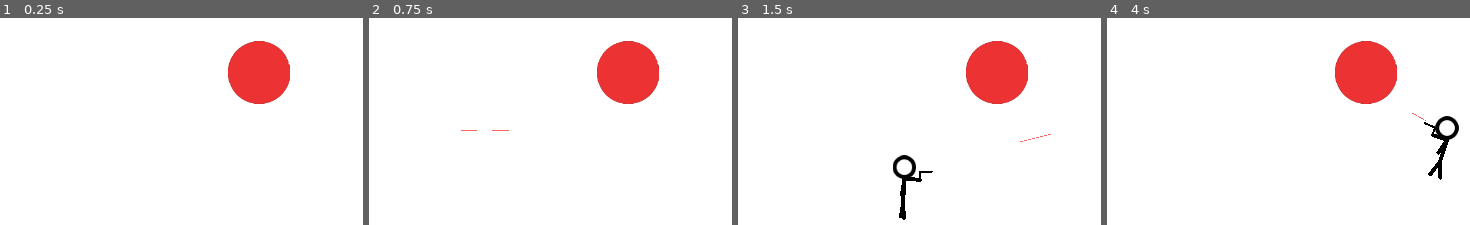
Above: before the commit, frames 1-4 (left to right).
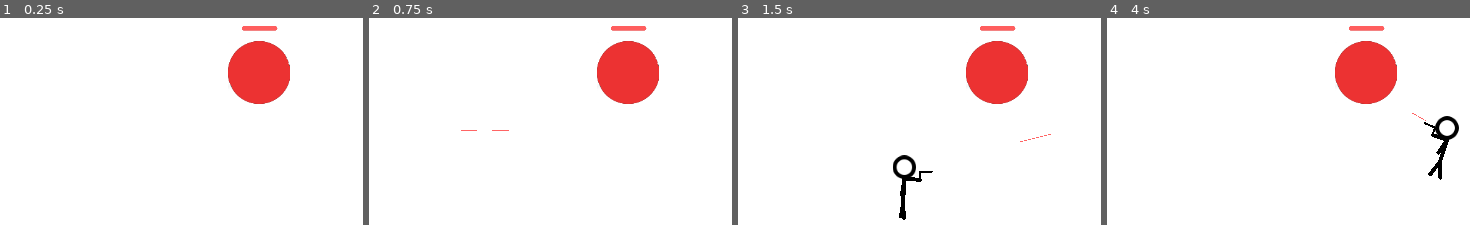
Above: after the commit, the same moments.

Repository: illogicalapple/stickmaniac
Game: Godot game, scene res://Root.tscn
Two runs of this game, one before a commit and one after it. Both use one fixed random seed, a clock stepped at 60 frames per second and the inputs below.
Inputs:
- Up to frame 1 (0.25 s): no input
- Up to frame 2 (0.75 s): tap Enter at 0.5 s; hold Right (ui_right) from 0.53 s (still down); hold Space (pew_pew) from 0.53 s (still down)
- Up to frame 3 (1.5 s): release Right (ui_right) at 1.28 s; release Space (pew_pew) at 1.28 s; hold Down (ui_down) from 1.28 s (still down); tap Space (pew_pew) at 1.35 s
- Up to frame 4 (4 s): release Down (ui_down) at 2.03 s; hold Right (ui_right) 2.03-2.78 s; hold Space (pew_pew) 2.03-2.78 s; hold Up (ui_up) 2.78-3.53 s; tap Space (pew_pew) at 2.85 s; tap Enter at 3.5 s; hold Left (ui_left) from 3.53 s (still down); hold Space (pew_pew) from 3.53 s (still down)
The pictures show only the part of the screen within x 43-93%, y 17-67%; the shares and areas given below are measured in that part.

The runs differ from the first frame. In frame 1, 0.2% of the frame differs, in the area x 66-77%, y 3-7%; in frame 2, 0.2%; in frame 3, 0.2%; in frame 4, 0.2%.

Commit message:
add collisions + enemy health
enemies have health bar and health system

enemy and player are KinematicBody2D, use area2d + physics layers

Diff:
--- /dev/null
+++ b/combat/Hitbox.gd
@@ -0,0 +1,3 @@
+extends Area2D
+
+var damage = 0
--- /dev/null
+++ b/enemy/Enemy.gd
@@ -0,0 +1,14 @@
+extends KinematicBody2D
+
+onready var health_bar = $HealthBar
+
+var health = 100
+
+func _ready():
+	health_bar.max_value = health
+
+func _on_Hurtbox_area_entered(area):
+	health -= area.damage
+	health_bar.value = health
+	if health <= 0:
+		queue_free()
--- a/enemy/Enemy.tscn
+++ b/enemy/Enemy.tscn
@@ -1,15 +1,64 @@
-[gd_scene load_steps=3 format=2]
+[gd_scene load_steps=8 format=2]
 
 [ext_resource path="res://enemy/enemy.png" type="Texture" id=1]
+[ext_resource path="res://enemy/Enemy.gd" type="Script" id=2]
+[ext_resource path="res://combat/Hitbox.gd" type="Script" id=3]
 
 [sub_resource type="CircleShape2D" id=1]
 radius = 39.5601
 
+[sub_resource type="CircleShape2D" id=2]
+radius = 40.3609
+
+[sub_resource type="StyleBoxFlat" id=3]
+bg_color = Color( 1, 0.372549, 0.372549, 1 )
+corner_radius_top_left = 5
+corner_radius_top_right = 5
+corner_radius_bottom_right = 5
+corner_radius_bottom_left = 5
+
+[sub_resource type="StyleBoxFlat" id=4]
+bg_color = Color( 0.784314, 0.784314, 0.784314, 1 )
+corner_radius_top_left = 5
+corner_radius_top_right = 5
+corner_radius_bottom_right = 5
+corner_radius_bottom_left = 5
+
 [node name="Enemy" type="KinematicBody2D"]
+script = ExtResource( 2 )
 
 [node name="Sprite" type="Sprite" parent="."]
 scale = Vector2( 0.8, 0.8 )
 texture = ExtResource( 1 )
 
-[node name="EnemyShape" type="CollisionShape2D" parent="."]
+[node name="Hitbox" type="Area2D" parent="."]
+visible = false
+collision_layer = 8
+script = ExtResource( 3 )
+
+[node name="HitboxShape" type="CollisionShape2D" parent="Hitbox"]
 shape = SubResource( 1 )
+
+[node name="Hurtbox" type="Area2D" parent="."]
+visible = false
+collision_layer = 4
+collision_mask = 32
+
+[node name="HurtboxShape" type="CollisionShape2D" parent="Hurtbox"]
+shape = SubResource( 2 )
+
+[node name="HealthBar" type="ProgressBar" parent="."]
+anchor_left = 1.0
+anchor_top = 1.0
+anchor_right = 1.0
+anchor_bottom = 1.0
+margin_left = -22.0
+margin_top = -59.0
+margin_right = 23.0
+margin_bottom = -54.0
+custom_styles/fg = SubResource( 3 )
+custom_styles/bg = SubResource( 4 )
+value = 100.0
+percent_visible = false
+
+[connection signal="area_entered" from="Hurtbox" to="." method="_on_Hurtbox_area_entered"]
--- a/project.godot
+++ b/project.godot
@@ -64,6 +64,13 @@
  ]
 }
 
+[layer_names]
+
+2d_physics/layer_1="PlayerHurtbox"
+2d_physics/layer_3="EnemyHurtbox"
+2d_physics/layer_4="EnemyHitbox"
+2d_physics/layer_6="BulletHitbox"
+
 [physics]
 
 common/enable_pause_aware_picking=true
--- a/stickmin/Gun.gd
+++ b/stickmin/Gun.gd
@@ -25,8 +25,8 @@
 	bullet.get_node("BulletLine").clear_points()
 	bullet.get_node("BulletLine").add_point(Vector2(0, 0))
 	bullet.get_node("BulletLine").add_point(bullet.linear_velocity / 60)
-	bullet.get_node("BulletCollisions").get_shape().set_a(Vector2(0, 0))
-	bullet.get_node("BulletCollisions").get_shape().set_b(bullet.linear_velocity / 60)
+	bullet.get_node("Hitbox/BulletCollisions").get_shape().set_a(Vector2(0, 0))
+	bullet.get_node("Hitbox/BulletCollisions").get_shape().set_b(bullet.linear_velocity / 60)
 	bullet.set_use_custom_integrator(true)
 	add_child(bullet)
 
--- a/stickmin/Stickmin.gd
+++ b/stickmin/Stickmin.gd
@@ -1,10 +1,10 @@
-extends Area2D
+extends KinematicBody2D
 
 signal damage(amount)
 
-func on_Stickmin_body_entered(body):
+func _process(_delta):
+	pass
+
+func _on_Hurtbox_area_entered(body):
 	emit_signal("damage", 10) # change damage amount later
 	print("ping")
-
-func _process(_delta):
-	pass
--- a/stickmin/Stickmin.tscn
+++ b/stickmin/Stickmin.tscn
@@ -10,11 +10,16 @@
 [sub_resource type="CircleShape2D" id=1]
 radius = 15.0
 
-[node name="Stickmin" type="Area2D"]
-priority = 1.0
+[node name="Stickmin" type="KinematicBody2D"]
 script = ExtResource( 6 )
 
-[node name="CollisionShape2D" type="CollisionShape2D" parent="."]
+[node name="Hurtbox" type="Area2D" parent="."]
+collision_mask = 8
+__meta__ = {
+"_editor_description_": "Player gets hurt when entered by enemy"
+}
+
+[node name="CollisionShape2D" type="CollisionShape2D" parent="Hurtbox"]
 shape = SubResource( 1 )
 
 [node name="Head" type="Sprite" parent="."]
@@ -34,5 +39,5 @@
 wait_time = 0.2
 autostart = true
 
-[connection signal="body_entered" from="." to="." method="_on_Stickmin_body_entered"]
+[connection signal="area_entered" from="Hurtbox" to="." method="_on_Hurtbox_area_entered"]
 [connection signal="timeout" from="Head/Body/Gun/PewTimer" to="Head/Body/Gun" method="_on_PewTimer_timeout"]
--- a/stickmin/bullet/Bullet.gd
+++ b/stickmin/bullet/Bullet.gd
@@ -1,7 +1,17 @@
 extends RigidBody2D
+
+onready var hitbox = $Hitbox
+
+onready var damage = 5
+
+func _ready():
+	hitbox.damage = damage
 
 func _physics_process(_delta):
 	position += linear_velocity / 60
 
 func _on_VisibilityNotifier_viewport_exited(_viewport):
 	queue_free()
+
+func _on_Hitbox_area_entered(area):
+	queue_free()
--- a/stickmin/bullet/Bullet.tscn
+++ b/stickmin/bullet/Bullet.tscn
@@ -1,11 +1,14 @@
-[gd_scene load_steps=3 format=2]
+[gd_scene load_steps=4 format=2]
 
 [ext_resource path="res://stickmin/bullet/Bullet.gd" type="Script" id=1]
+[ext_resource path="res://combat/Hitbox.gd" type="Script" id=2]
 
 [sub_resource type="SegmentShape2D" id=1]
 b = Vector2( 66, 42 )
 
 [node name="Bullet" type="RigidBody2D"]
+collision_layer = 32
+collision_mask = 4
 script = ExtResource( 1 )
 
 [node name="BulletLine" type="Line2D" parent="."]
@@ -16,9 +19,15 @@
 begin_cap_mode = 1
 end_cap_mode = 1
 
-[node name="BulletCollisions" type="CollisionShape2D" parent="."]
+[node name="VisibilityNotifier" type="VisibilityNotifier2D" parent="."]
+
+[node name="Hitbox" type="Area2D" parent="."]
+collision_layer = 32
+collision_mask = 4
+script = ExtResource( 2 )
+
+[node name="BulletCollisions" type="CollisionShape2D" parent="Hitbox"]
 shape = SubResource( 1 )
 
-[node name="VisibilityNotifier" type="VisibilityNotifier2D" parent="."]
-
 [connection signal="viewport_exited" from="VisibilityNotifier" to="." method="_on_VisibilityNotifier_viewport_exited"]
+[connection signal="area_entered" from="Hitbox" to="." method="_on_Hitbox_area_entered"]
